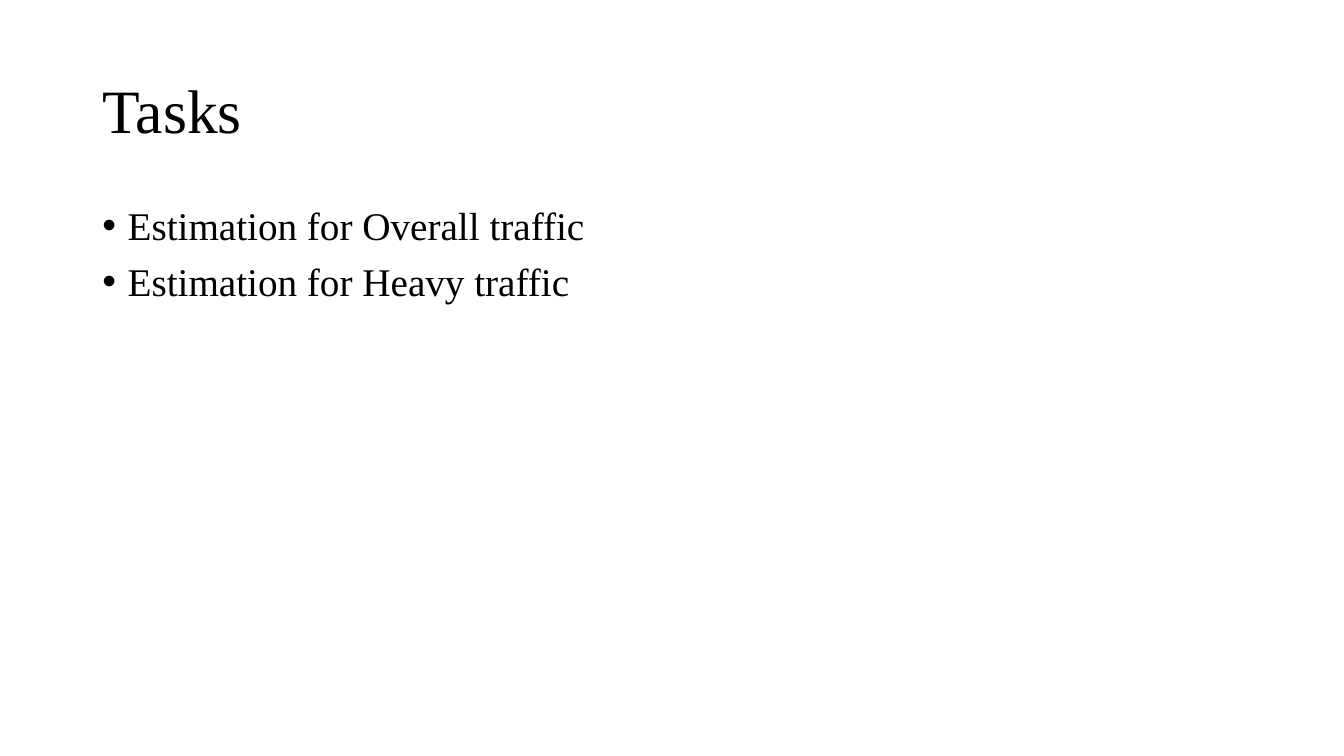
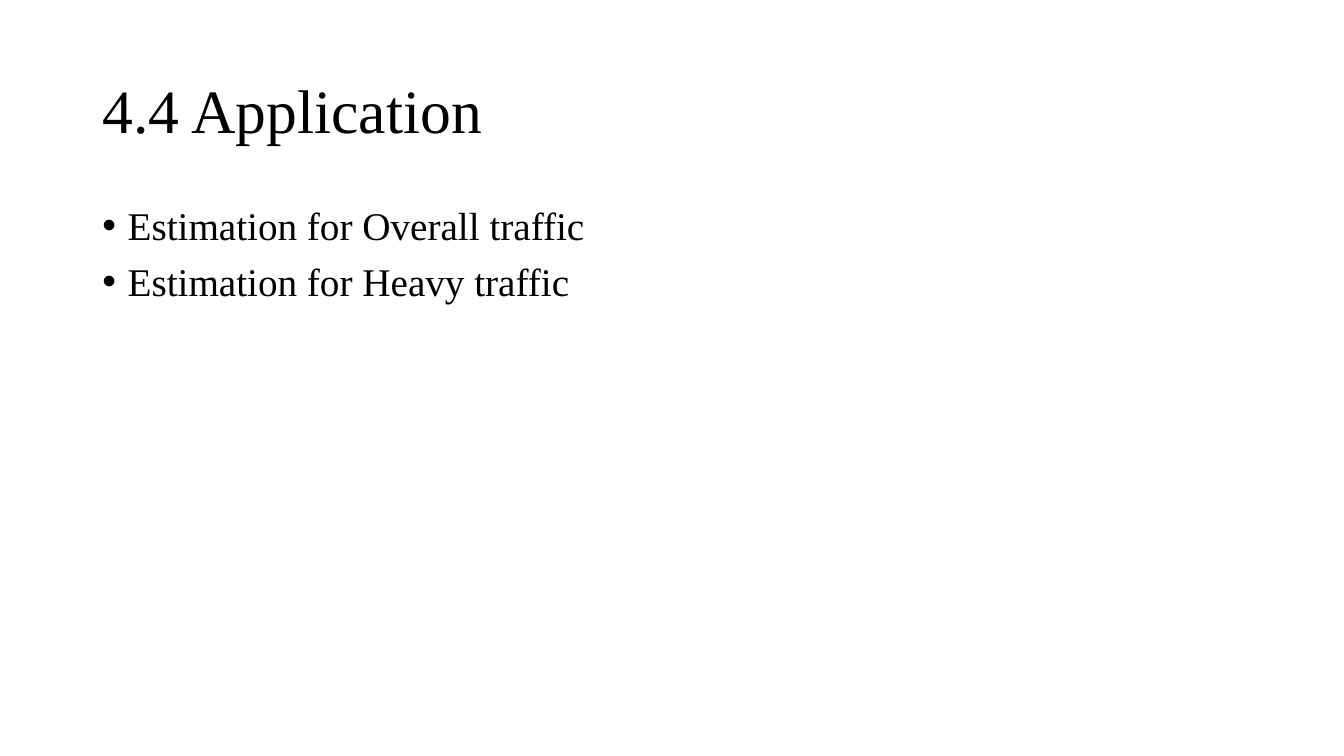
Before and after one commit to Lipox/Dimension, a slide deck: slide 32 of dimensions.pptx (slide 28 before the commit). Drawn at 1344x756 pixels with LibreOffice and Linux fonts; fonts in the diff are those of the drawing. Boxes give left, top, right and bottom in pixels: in the first picture for what was removed or moved away, otherwise in the second. Text is boxed around its words. In the diff, an @@ line names an element or a change of style, - is before the commit and + after.

```diff
--- a/dimensions.pptx
+++ b/dimensions.pptx
@@ title at [102, 90, 482, 144]: text changed @@
-Tasks
+4.4 Application
```
Also in this commit, not shown: 2 other slides changed, 3 slides added.
